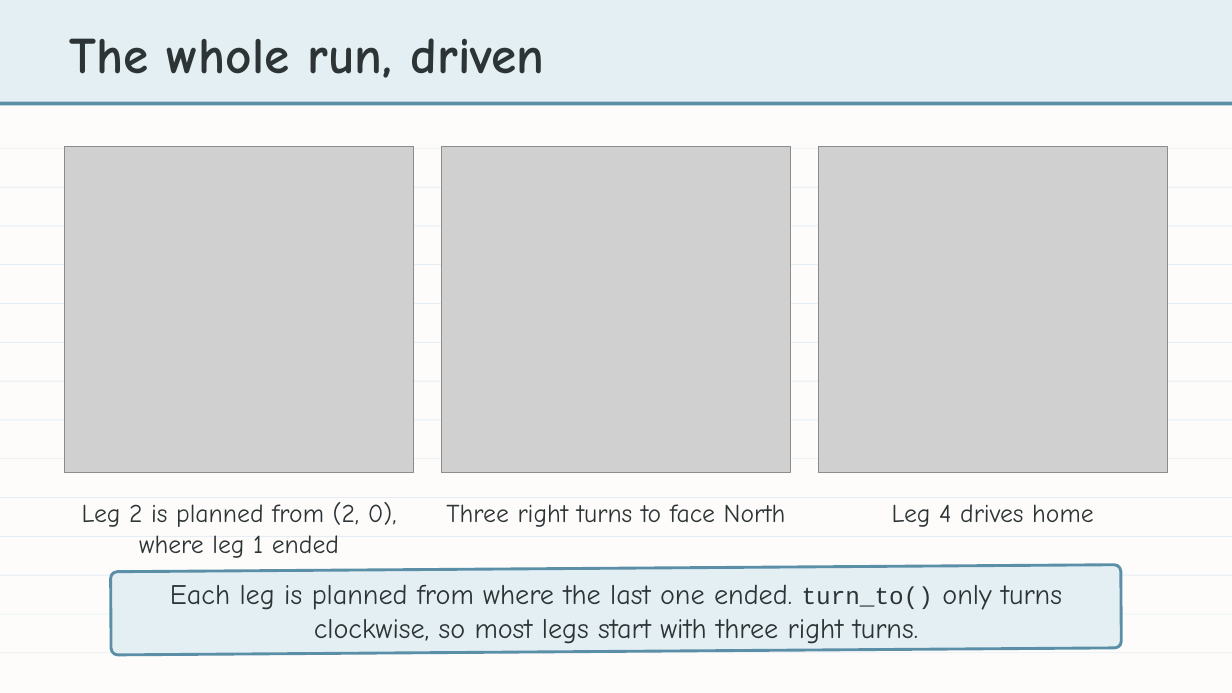
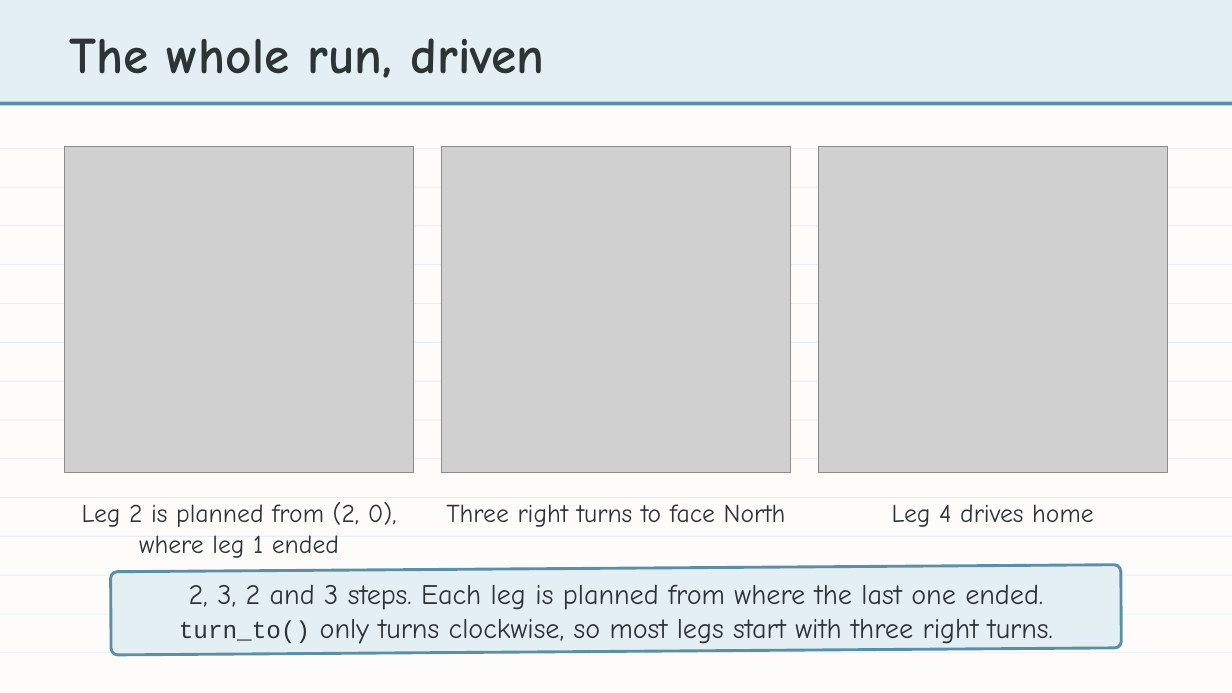
Before and after one commit to bradamiller/LearningPython, a slide deck: slide 5 of static/slides/module-04-manhattan/module-4-lesson-07-final-project.pptx (slide 6 before the commit). Drawn at 1232x693 pixels with LibreOffice and Linux fonts; fonts in the diff are those of the drawing; grey boxes stand for pictures. Boxes give left, top, right and bottom in pixels: in the first picture for what was removed or moved away, otherwise in the second. Text is boxed around its words. In the diff, an @@ line names an element or a change of style, - is before the commit and + after.

```diff
--- a/static/slides/module-04-manhattan/module-4-lesson-07-final-project.pptx
+++ b/static/slides/module-04-manhattan/module-4-lesson-07-final-project.pptx
@@ text at (179,584,1053,644): text changed @@
-Each leg is planned from where the last one ended. turn_to() only turns clockwise, so most legs start with three right turns.
+2, 3, 2 and 3 steps. Each leg is planned from where the last one ended. turn_to() only turns clockwise, so most legs start with three right turns.
```
Also in this commit, not shown: 4 other slides changed, 8 slides removed, 2 other files.
